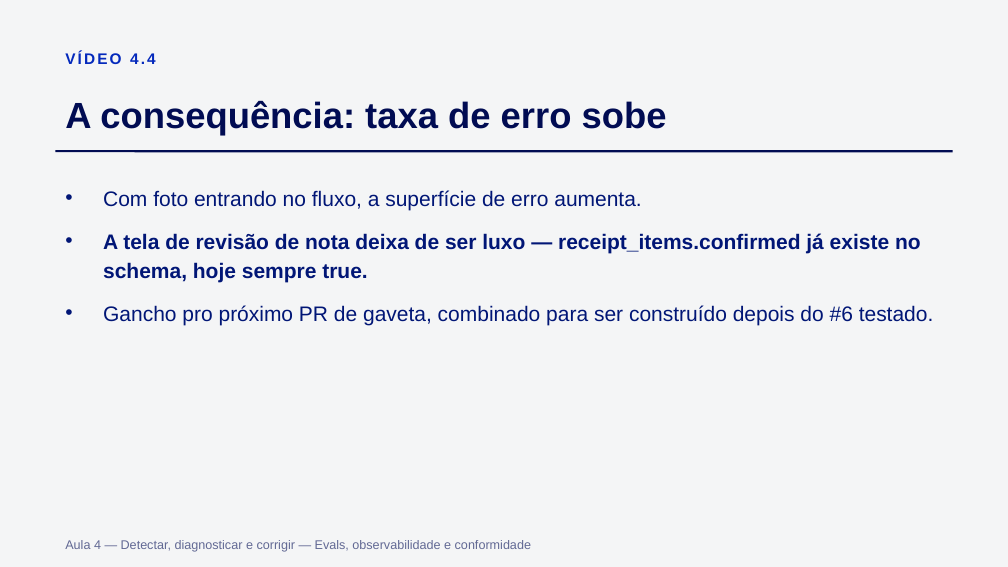
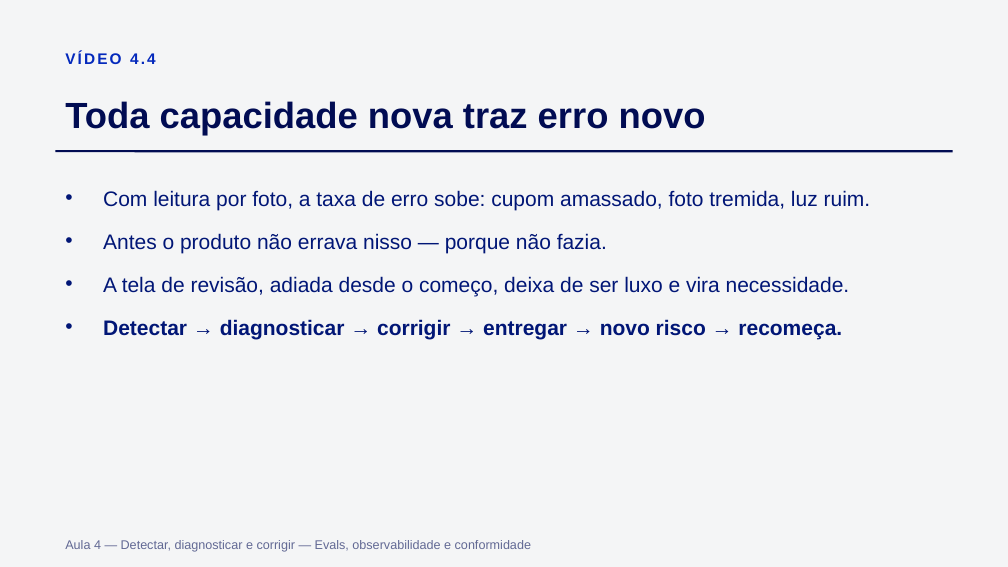
Before and after one commit to Djegao/alura-produto-ficticio, a slide deck: slide 19 of slides/aula4.pptx (slide 15 before the commit). Drawn at 1008x567 pixels with LibreOffice and Linux fonts; fonts in the diff are those of the drawing. Boxes give left, top, right and bottom in pixels: in the first picture for what was removed or moved away, otherwise in the second. Text is boxed around its words. In the diff, an @@ line names an element or a change of style, - is before the commit and + after.

```diff
--- a/slides/aula4.pptx
+++ b/slides/aula4.pptx
@@ text at (65,101,706,135): text changed @@
-A consequência: taxa de erro sobe
+Toda capacidade nova traz erro novo
@@ text at (103,190,871,339): text changed @@
-• Com foto entrando no fluxo, a superfície de erro aumenta.
-• A tela de revisão de nota deixa de ser luxo — receipt_items.confirmed já existe no schema, hoje sempre true.
-• Gancho pro próximo PR de gaveta, combinado para ser construído depois do #6 testado.
+• Com leitura por foto, a taxa de erro sobe: cupom amassado, foto tremida, luz ruim.
+• Antes o produto não errava nisso — porque não fazia.
+• A tela de revisão, adiada desde o começo, deixa de ser luxo e vira necessidade.
+• Detectar → diagnosticar → corrigir → entregar → novo risco → recomeça.
```
Also in this commit, not shown: 12 other slides changed, 8 slides added, 1 slide removed, 7 other files.
